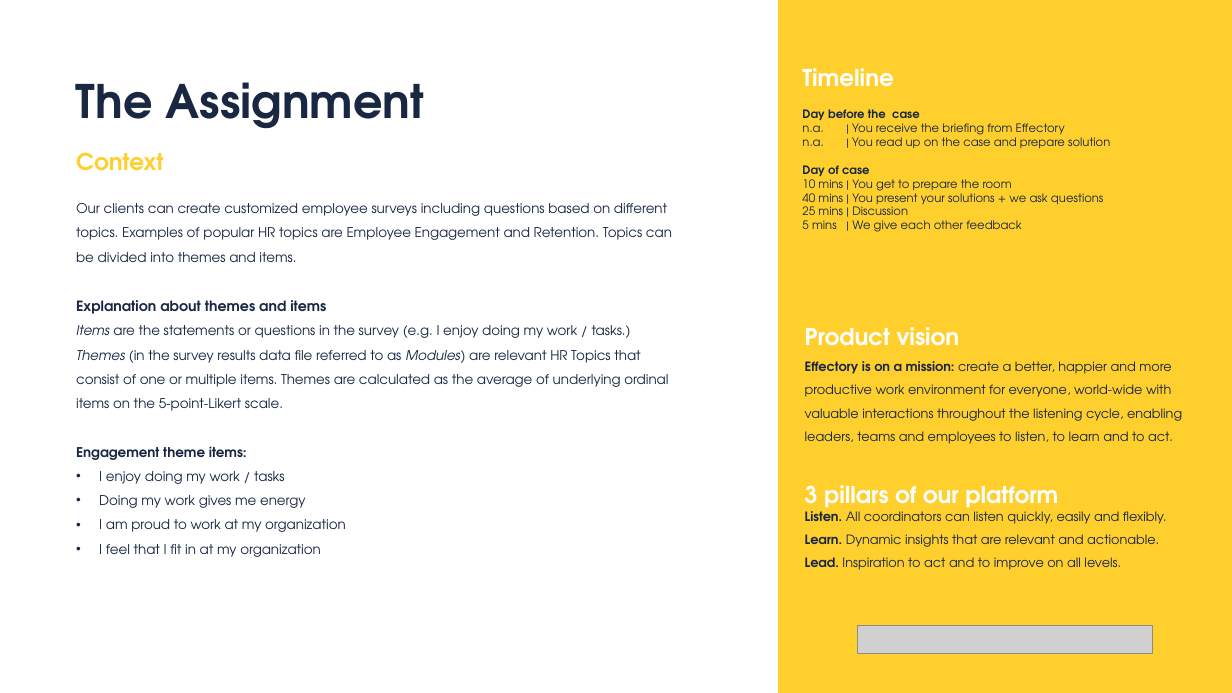
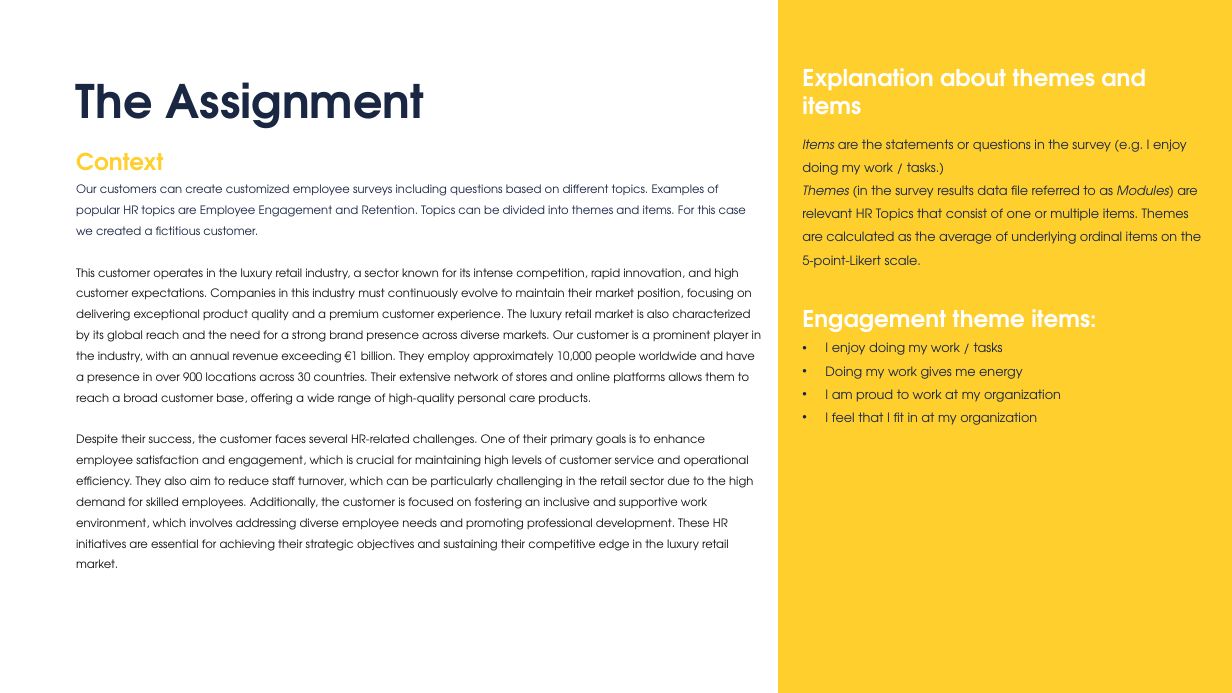
Before and after one commit to mattcrompton/Effectory-Data-Analyst-Case, a slide deck: slide 2 of Data Analyst Case 08-24.pptx. Drawn at 1232x693 pixels with LibreOffice and Linux fonts; fonts in the diff are those of the drawing; grey boxes stand for pictures; background and template pictures are left out. Boxes give left, top, right and bottom in pixels: in the first picture for what was removed or moved away, otherwise in the second. Text is boxed around its words. In the diff, an @@ line names an element or a change of style, - is before the commit and + after.

Commit message:
Updated powerpoint

```diff
--- a/Data Analyst Case 08-24.pptx
+++ b/Data Analyst Case 08-24.pptx
@@ text removed at bbox=[802, 68, 893, 87] @@
-Timeline
@@ text added at bbox=[802, 68, 1145, 115], 18 pt, text #FFFFFF, bold @@
+Explanation about themes and items
@@ text removed at bbox=[802, 109, 1110, 232] @@
-Day before the case
-n.a. | You receive the briefing from Effectory
-n.a. | You read up on the case and prepare solution
-Day of case
-10 mins | You get to prepare the room
-40 mins | You present your solutions + we ask questions
-25 mins | Discussion
-5 mins | We give each other feedback
@@ text "Items are the statements or ...": place and size @@
-text "Items are the statements or ..." at bbox=[76, 152, 672, 557]
+text "Items are the statements or ..." at bbox=[802, 139, 1201, 425]
@@ text "Items are the statements or ..." at bbox=[802, 139, 1201, 425]: size 10.5 to 10 pt; size 10.5 to 18 pt, text colour #192743 to #FFFFFF in "Engagement theme items:" @@
@@ text at bbox=[76, 152, 672, 314]: paragraphs removed @@
-Context
-Our clients can create customized employee surveys including questions based on different topics. Examples of popular HR topics are Employee Engagement and Retention. Topics can be divided into themes and items.
-Explanation about themes and items
@@ text added at bbox=[76, 152, 761, 568], 9 pt, text #111111 @@
+Context
+Our customers can create customized employee surveys including questions based on different topics. Examples of popular HR topics are Employee Engagement and Retention. Topics can be divided into themes and items. For this case we created a fictitious customer.
+This customer operates in the luxury retail industry, a sector known for its intense competition, rapid innovation, and high customer expectations. Companies in this industry must continuously evolve to maintain their market position, focusing on delivering exceptional product quality and a premium customer experience. The luxury retail market is also characterized by its global reach and the need for a strong brand presence across diverse markets. Our customer is a prominent player in the industry, with an annual revenue exceeding €1 billion. They employ approximately 10,000 people worldwide and have a presence in over 900 locations across 30 countries. Their extensive network of stores and online platforms allows them to reach a broad customer base, offering a wide range of high-quality personal care products.
+Despite their success, the customer faces several HR-related challenges. One of their primary goals is to enhance employee satisfaction and engagement, which is crucial for maintaining high levels of customer service and operational efficiency. They also aim to reduce staff turnover, which can be particularly challenging in the retail sector due to the high demand for skilled employees. Additionally, the customer is focused on fostering an inclusive and supportive work environment, which involves addressing diverse employee needs and promoting professional development. These HR initiatives are essential for achieving their strategic objectives and sustaining their competitive edge in the luxury retail market.
@@ text removed at bbox=[805, 327, 960, 346] @@
-Product vision
@@ text removed at bbox=[805, 361, 1182, 570] @@
-Effectory is on a mission: create a better, happier and more productive work environment for everyone, world-wide with valuable interactions throughout the listening cycle, enabling leaders, teams and employees to listen, to learn and to act.
-3 pillars of our platform
-Listen. All coordinators can listen quickly, easily and flexibly.
-Learn. Dynamic insights that are relevant and actionable.
-Lead. Inspiration to act and to improve on all levels.
@@ picture removed at bbox=[858, 626, 1153, 654] @@
```
Also in this commit, not shown: 1 other slide changed.
